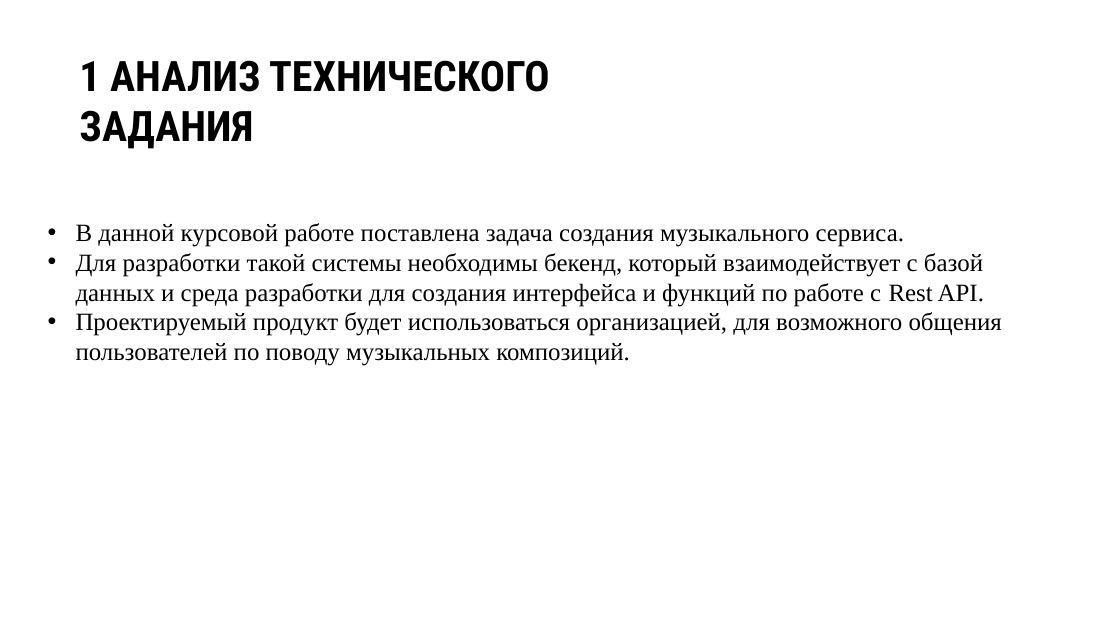
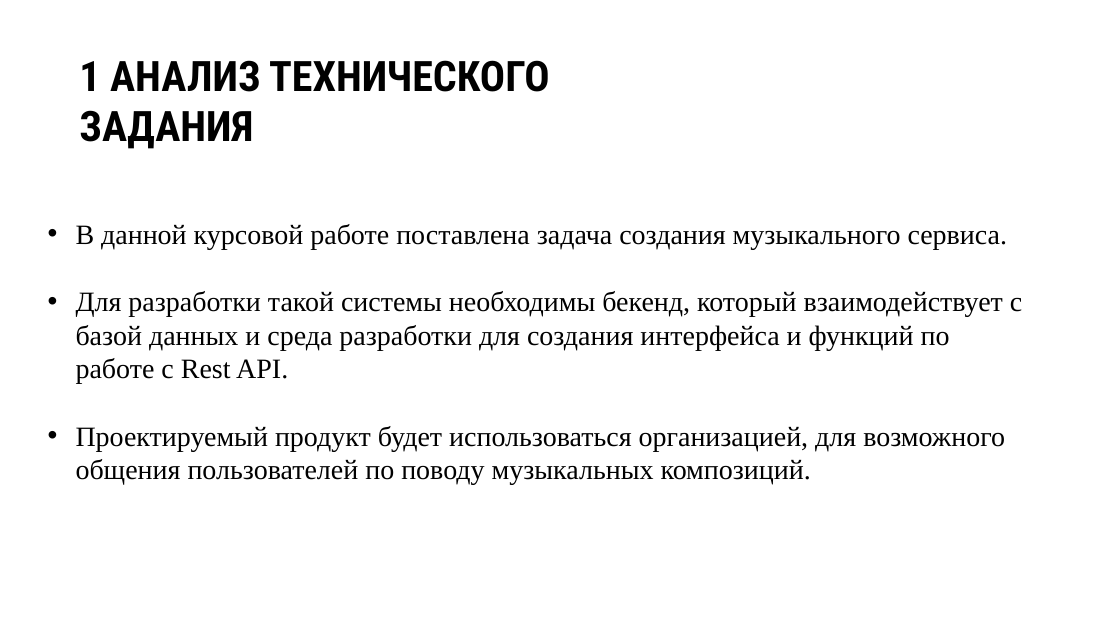
Before and after one commit to focs1t/Lopify, a slide deck: slide 4 of Презентация для курсовой по мобильным приложениям.pptx. Drawn at 1120x630 pixels with LibreOffice and Linux fonts; fonts in the diff are those of the drawing. Boxes give left, top, right and bottom in pixels: in the first picture for what was removed or moved away, otherwise in the second. Text is boxed around its words. In the diff, an @@ line names an element or a change of style, - is before the commit and + after.

```diff
--- a/Презентация для курсовой по мобильным приложениям.pptx
+++ b/Презентация для курсовой по мобильным приложениям.pptx
@@ text "В данной курсовой работе поставлена ..." at bbox=[76, 224, 1022, 485]: size 32 to 36 pt @@
```
Also in this commit, not shown: 1 other slide changed, 1 other file.
